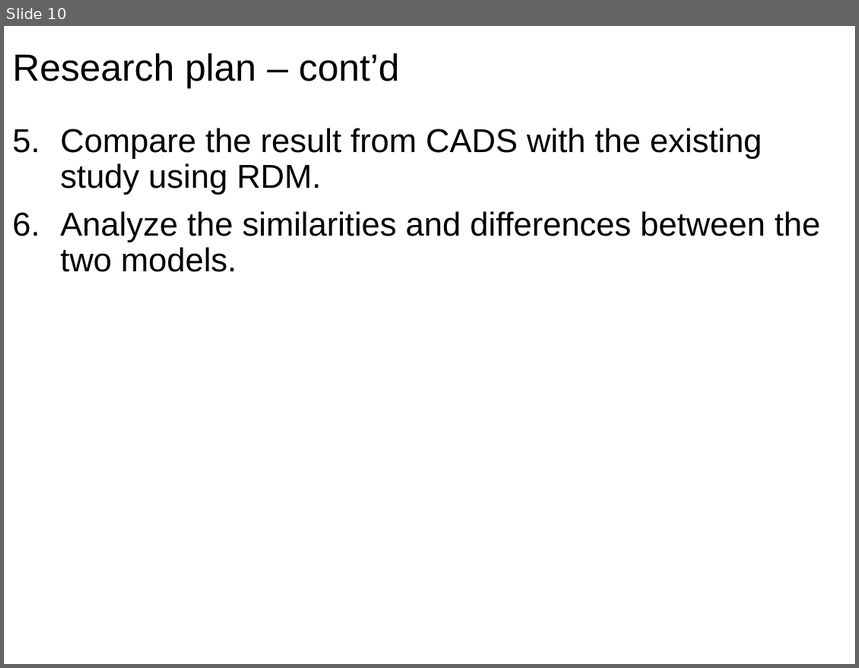
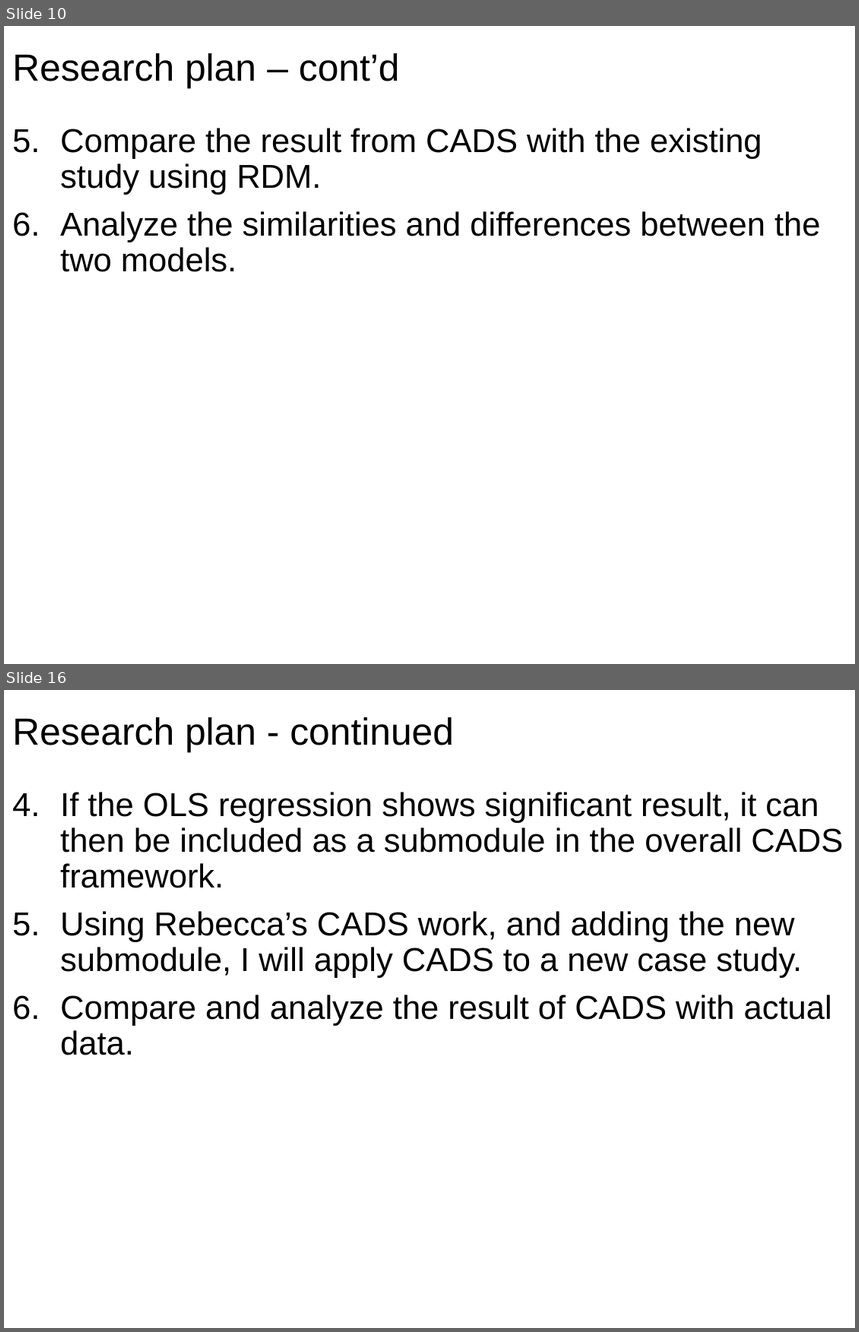
Before and after one commit to chenzhenguo/CADS, a slide deck: 05_Active_Research_Projects/01_research for high impact journal/01_Outlines/ResearchPlans.pptx. Shown one above the other, each under a label of ours: slide 10 before the commit, slides 10 and 16 after it; the slides between them are not shown. The pictures are 859x668 and 859x1332 pixels, drawn with LibreOffice and Linux fonts; fonts in the diff are those of the drawing; background and template pictures are left out. Boxes give left, top, right and bottom in pixels: in the first picture for what was removed or moved away, otherwise in the second. Text is boxed around its words. In the diff, an @@ line names an element or a change of style, - is before the commit and + after.

```diff
--- a/05_Active_Research_Projects/01_research for high impact journal/01_Outlines/ResearchPlans.pptx
+++ b/05_Active_Research_Projects/01_research for high impact journal/01_Outlines/ResearchPlans.pptx
@@ slide 16 added at (4,690,855,1328), background #FFFFFF @@
@@ title added at (12,717,454,752), 32 pt, text #000000 @@
+Research plan - continued
@@ text added at (60,792,843,1056), 28 pt, text #000000 @@
+4. If the OLS regression shows significant result, it can then be included as a submodule in the overall CADS framework.
+5. Using Rebecca’s CADS work, and adding the new submodule, I will apply CADS to a new case study.
+6. Compare and analyze the result of CADS with actual data.
@@ page number added at (18,1280,59,1314), 14 pt, text #FFFFFF @@
+16
```
Also in this commit, not shown: 4 slides changed, 3 other slides added, 43 other files.
